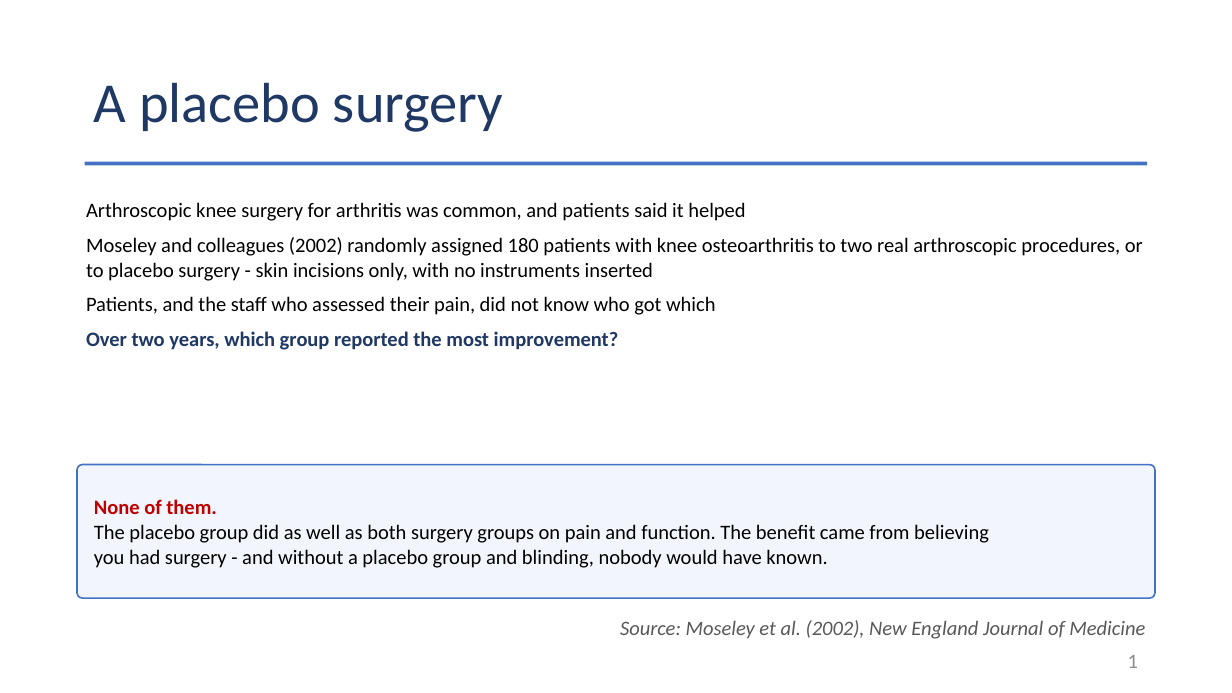
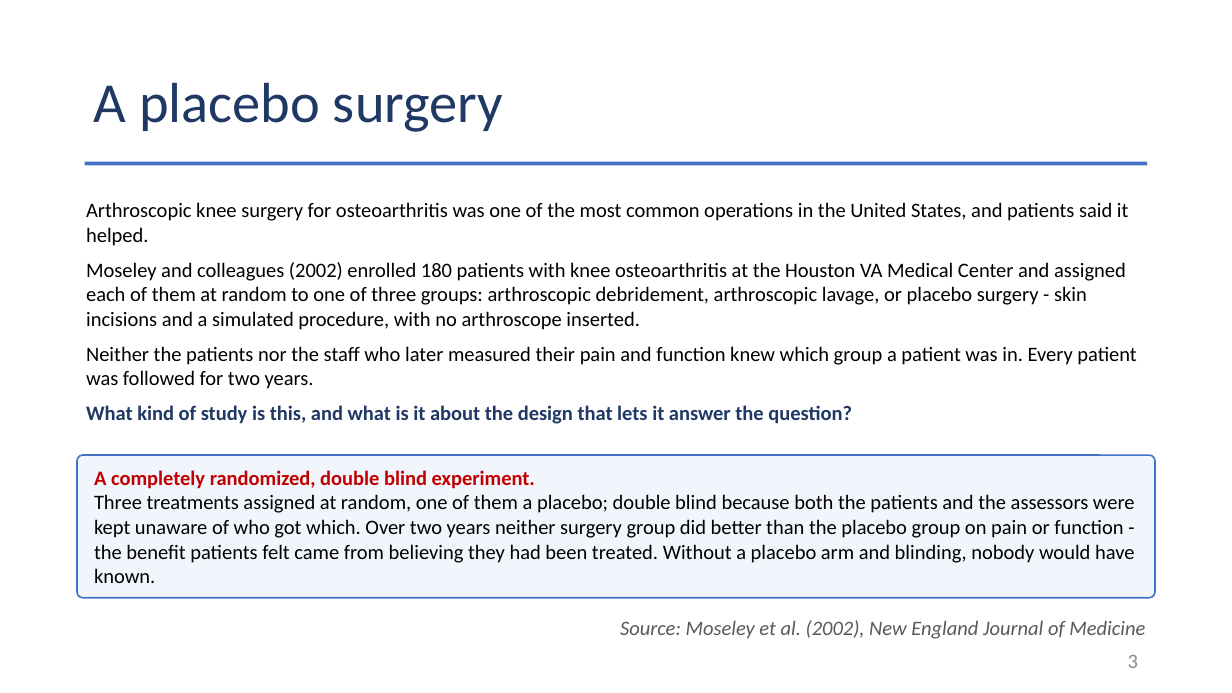
Before and after one commit to Jarred6068/Kvamme_UI_STAT251, a slide deck: slide 3 of docs/lecture_slides/Week 5/Week5_Lecture11_Slides_9_25_2026.pptx (slide 1 before the commit). Drawn at 1232x693 pixels with LibreOffice and Linux fonts; fonts in the diff are those of the drawing. Boxes give left, top, right and bottom in pixels: in the first picture for what was removed or moved away, otherwise in the second. Text is boxed around its words. In the diff, an @@ line names an element or a change of style, - is before the commit and + after.

```diff
--- a/docs/lecture_slides/Week 5/Week5_Lecture11_Slides_9_25_2026.pptx
+++ b/docs/lecture_slides/Week 5/Week5_Lecture11_Slides_9_25_2026.pptx
@@ text at (86, 202, 1136, 424): text changed @@
-Arthroscopic knee surgery for arthritis was common, and patients said it helped
-Moseley and colleagues (2002) randomly assigned 180 patients with knee osteoarthritis to two real arthroscopic procedures, or to placebo surgery - skin incisions only, with no instruments inserted
-Patients, and the staff who assessed their pain, did not know who got which
-Over two years, which group reported the most improvement?
+Arthroscopic knee surgery for osteoarthritis was one of the most common operations in the United States, and patients said it helped.
+Moseley and colleagues (2002) enrolled 180 patients with knee osteoarthritis at the Houston VA Medical Center and assigned each of them at random to one of three groups: arthroscopic debridement, arthroscopic lavage, or placebo surgery - skin incisions and a simulated procedure, with no arthroscope inserted.
+Neither the patients nor the staff who later measured their pain and function knew which group a patient was in. Every patient was followed for two years.
+What kind of study is this, and what is it about the design that lets it answer the question?
@@ rounded rectangle "A completely randomized, double blind ...": place and size @@
-rounded rectangle "A completely randomized, double blind ..." at (77, 465, 1155, 598)
+rounded rectangle "A completely randomized, double blind ..." at (77, 456, 1155, 598)
@@ text in rounded rectangle at (94, 470, 1135, 583): text changed @@
-None of them.
-The placebo group did as well as both surgery groups on pain and function. The benefit came from believing
-you had surgery - and without a placebo group and blinding, nobody would have known.
+A completely randomized, double blind experiment.
+Three treatments assigned at random, one of them a placebo; double blind because both the patients and the assessors were kept unaware of who got which. Over two years neither surgery group did better than the placebo group on pain or function - the benefit patients felt came from believing they had been treated. Without a placebo arm and blinding, nobody would have known.
@@ page number at (1128, 655, 1138, 668): text changed @@
-1
+3
```
Also in this commit, not shown: 1 other slide changed, 3 slides added, 28 other files.
